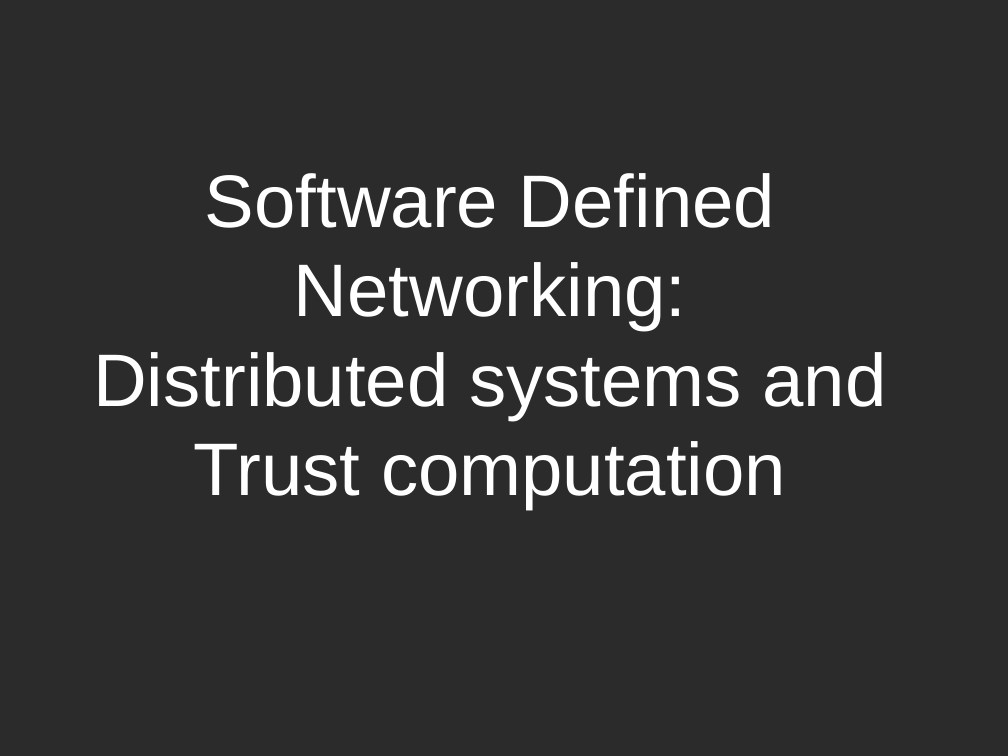
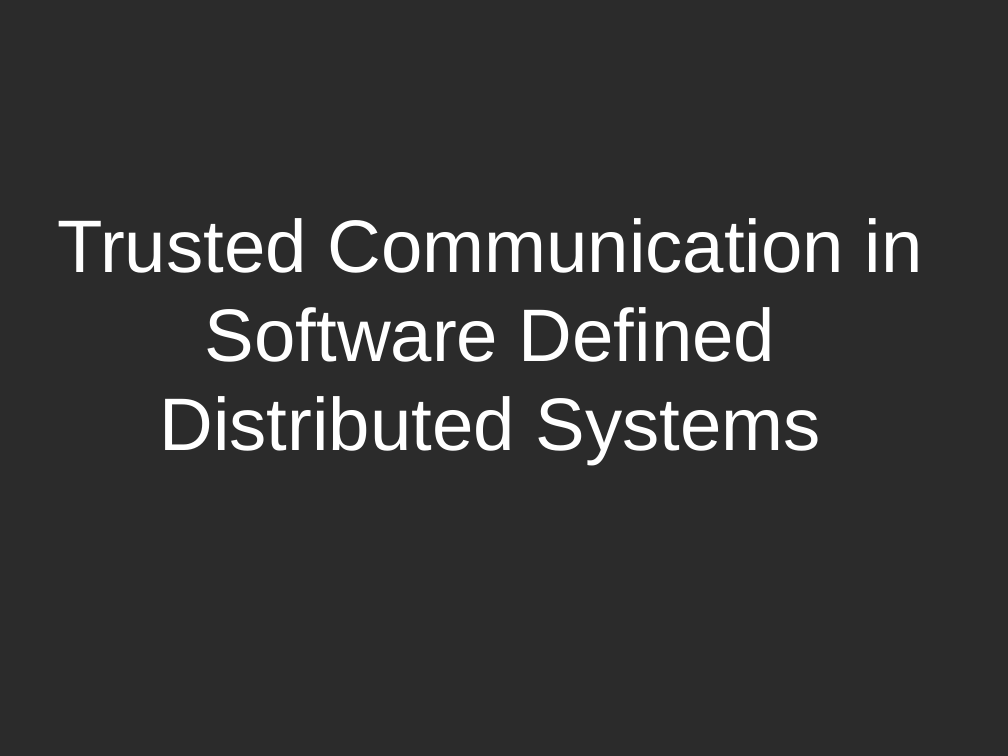
Before and after one commit to r0ck3r008/sdn-proj, a slide deck: slide 1 of reviews/SDN presentation.odp. Drawn at 1008x756 pixels with LibreOffice and Linux fonts; fonts in the diff are those of the drawing; background and template pictures are left out; a plain dark background stands for a picture behind light text. Boxes give left, top, right and bottom in pixels: in the first picture for what was removed or moved away, otherwise in the second. Text is boxed around its words. In the diff, an @@ line names an element or a change of style, - is before the commit and + after.

```diff
--- a/reviews/SDN presentation.odp
+++ b/reviews/SDN presentation.odp
@@ title at (x1=58, y1=218, x2=923, y2=464): text changed @@
-Software Defined Networking:
-Distributed systems and Trust computation
+Trusted Communication in Software Defined Distributed Systems
```
Also in this commit, not shown: 19 other slides changed, 15 slides added, 4 slides removed, 1 other file.
